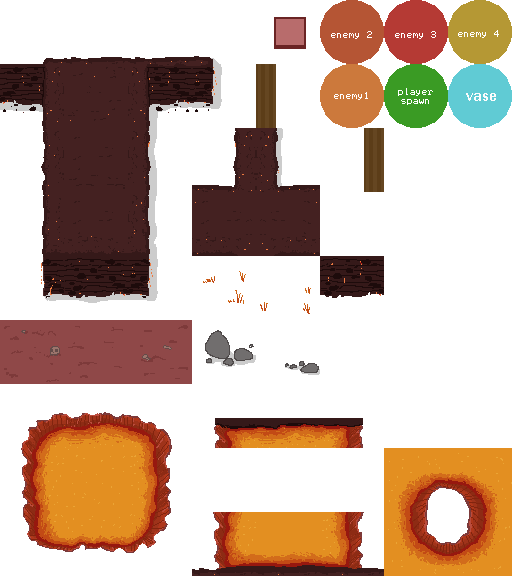
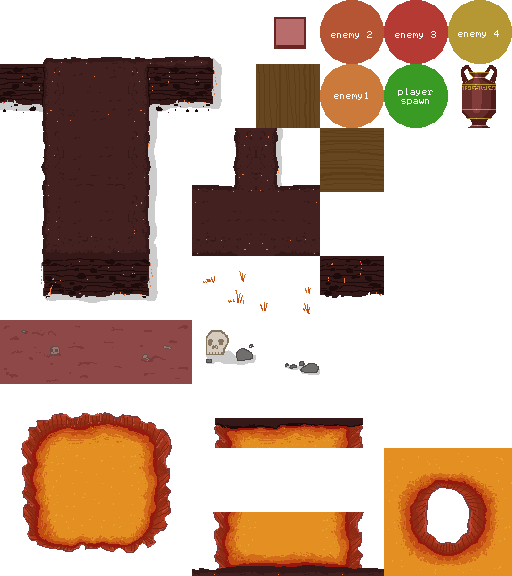
Comparing the layer stacks of the two 512 x 576 images. Changes:
hid "vase" over [466, 93, 496, 101]
added layer "Layer 5" in group "enemies" over [461, 65, 497, 128]
painted on "enemies" (2nd of 2, in "enemies") over [448, 64, 512, 128]
moved "obbjects" above "Layer 4", painted on it over [256, 45, 384, 192]
renamed "misc" to "Layer 4", painted on it over [205, 330, 241, 367]
painted on "shadows" over [206, 348, 239, 367]
